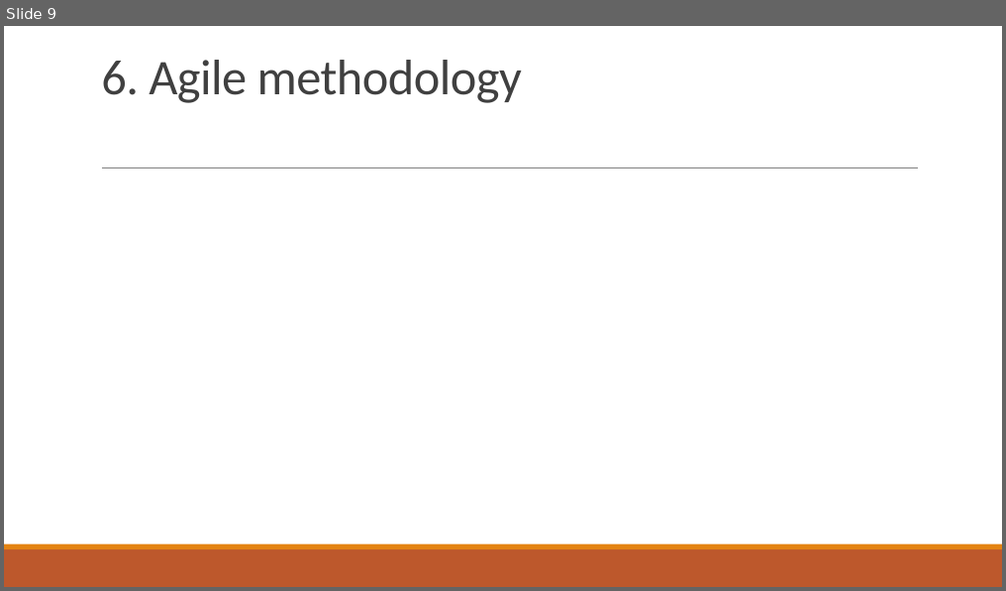
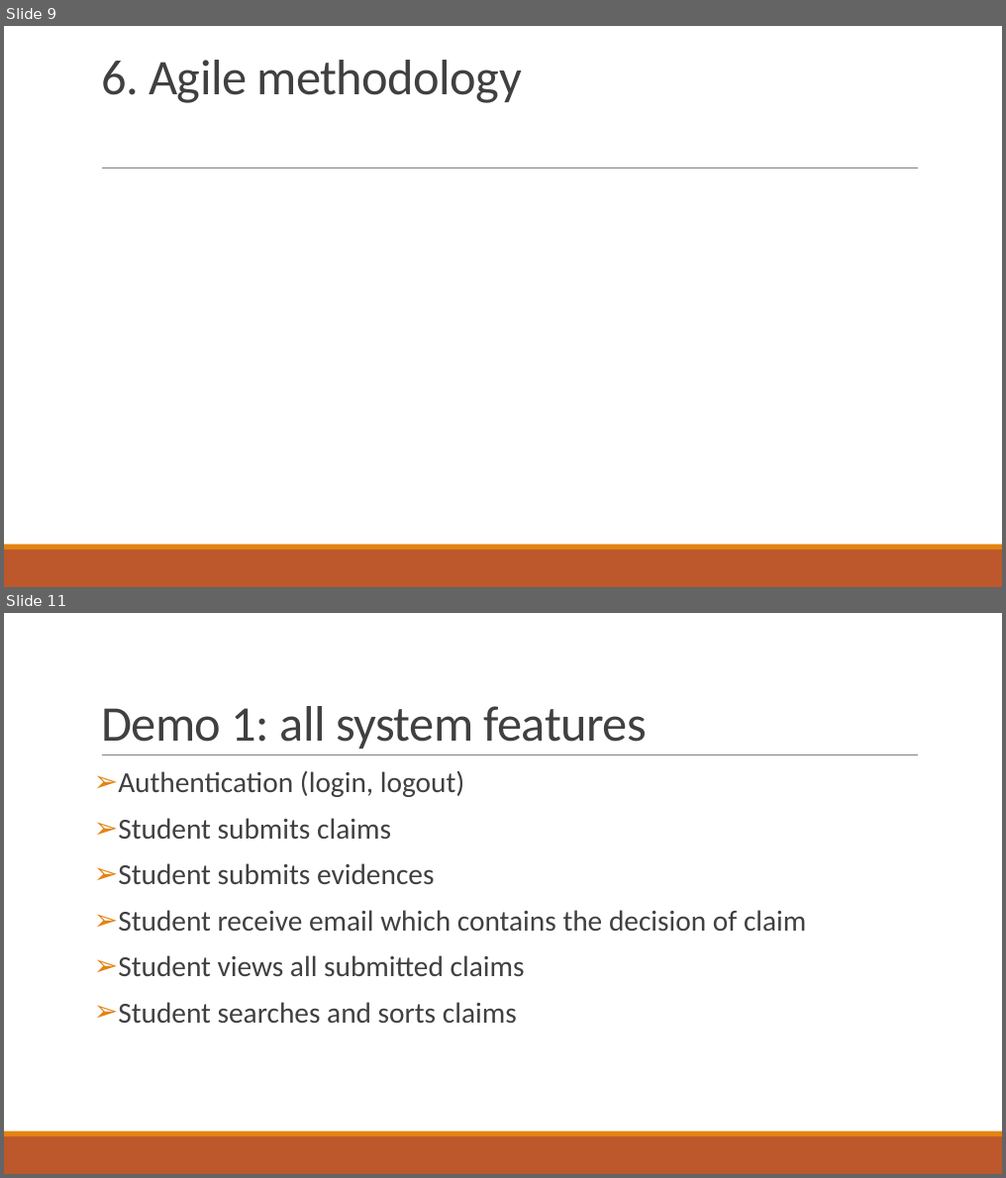
Before and after one commit to kaka-develop/ec-management, a slide deck: documents/Presentation.pptx. Shown one above the other, each under a label of ours: slide 9 before the commit, slides 9 and 11 after it; the slides between them are not shown. The pictures are 1006x591 and 1006x1178 pixels, drawn with LibreOffice and Linux fonts; fonts in the diff are those of the drawing. Boxes give left, top, right and bottom in pixels: in the first picture for what was removed or moved away, otherwise in the second. Text is boxed around its words. In the diff, an @@ line names an element or a change of style, - is before the commit and + after.

Commit message:
add Demo plan (1,2,3,4,5) for presentation

```diff
--- a/documents/Presentation.pptx
+++ b/documents/Presentation.pptx
@@ slide 11 added at (x1=4, y1=613, x2=1002, y2=1174), background #FFFFFF; not listed: 3 template elements that a slide beside it also shows @@
@@ title added at (x1=101, y1=706, x2=647, y2=749), 48 pt, text #404040 @@
+Demo 1: all system features
@@ text added at (x1=118, y1=771, x2=806, y2=1023), 28 pt, text #404040 @@
+➢ Authentication (login, logout)
+➢ Student submits claims
+➢ Student submits evidences
+➢ Student receive email which contains the decision of claim
+➢ Student views all submitted claims
+➢ Student searches and sorts claims
```
Also in this commit, not shown: 2 slides changed, 7 other slides added, 1 slide removed, 5 other files.
